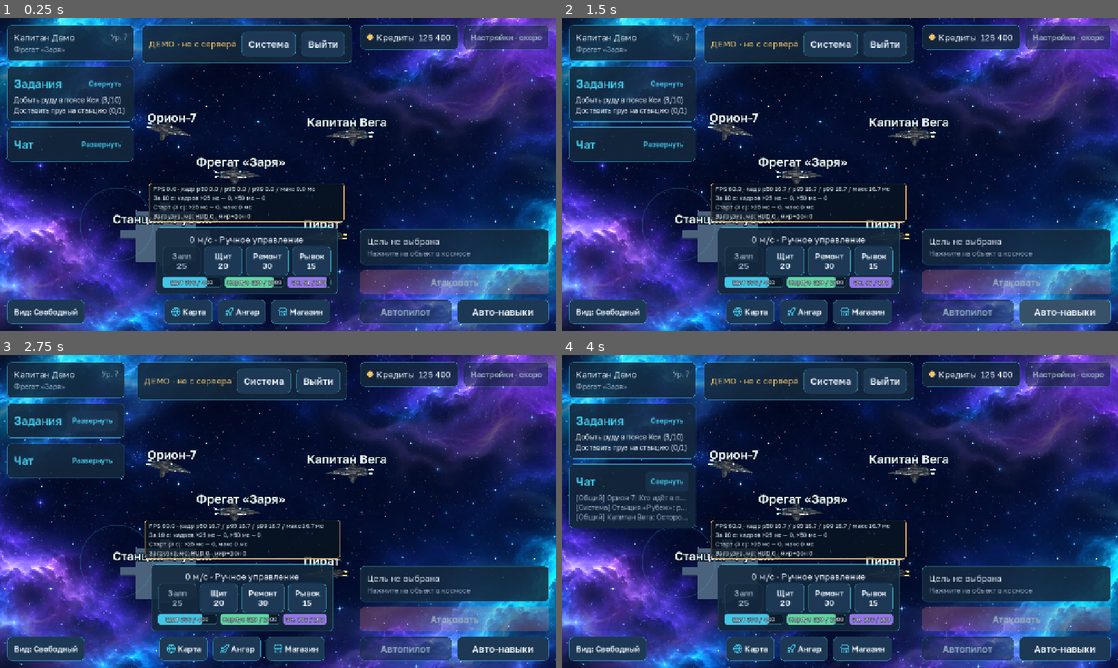
Above: before the commit, frames 1-4 (two rows, left to right).
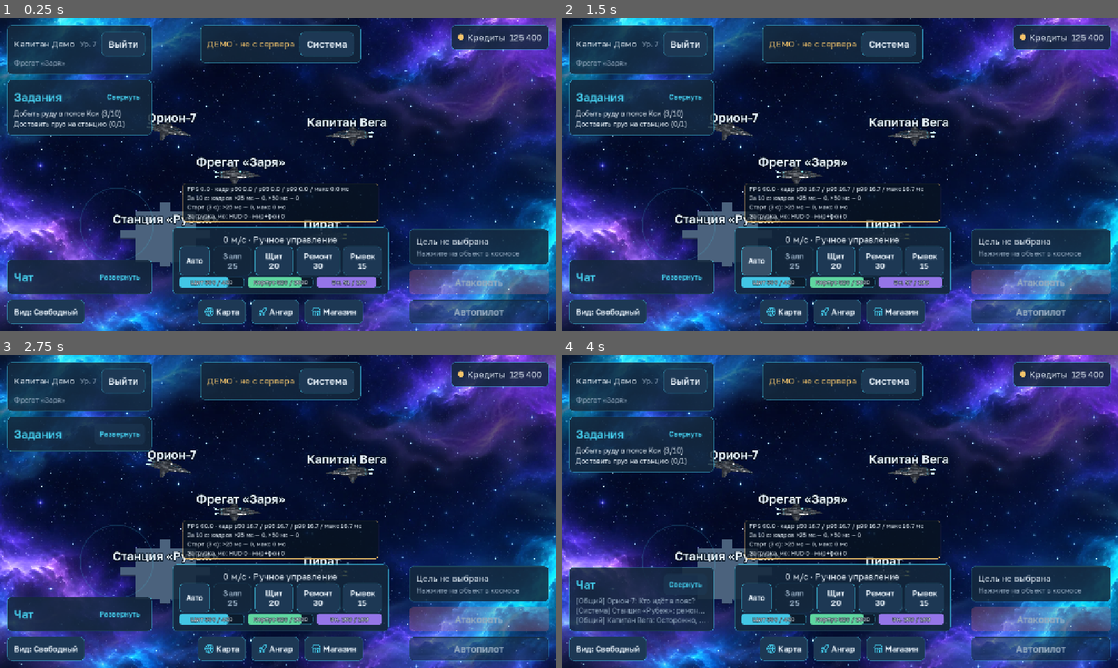
Above: after the commit, the same moments.

Repository: maillunex-lang/CosmocRPG
Game: Godot game, scene res://scenes/space.tscn
The game is run twice, just before and just after one commit, with the same random seed, the same clock (stepped at 60 frames per second) and the same inputs. This scene is started directly instead of the project's main scene.
Inputs:
- Up to frame 1 (0.25 s): no input
- Up to frame 2 (1.5 s): click "Авто-навыки" (after the commit: "Авто") at 0.5 s; click "Авто-навыки · вкл" (after the commit: "Авто · вкл") at 1.25 s
- Up to frame 3 (2.75 s): click "Свернуть" at 2 s
- Up to frame 4 (4 s): click "Развернуть" at 2.75 s; click "Развернуть" at 3.5 s

The runs differ from the first frame. In frame 1, 20% of the frame differs, in the area x 1-99%, y 2-98%; in frame 2, 21%; in frame 3, 20%; in frame 4, 23%.

Commit message:
R-33: перестановка боевого экрана по принципам MMO (Kimi Code)
- «Выйти» в карточку игрока; топ-центр свободен (тревоги и демо; плашка скрыта в серверном режиме)
- правый кластер: цель → атака/добыча/продажа → автопилот; «Авто-навыки» у слотов способностей
- настройки скрыты до реализации; чат внизу слева; трекер заданий 220 px
- стекинг подписей кораблей: подписи в кадровом цикле, наложение снимается сдвигом вниз
- hud_test/layout_test/labels_test адаптированы; полный прогон tools/test_client.sh зелёный

Co-Authored-By: Kimi Code <noreply@moonshot.cn>

Diff:
--- a/client/scenes/hud.tscn
+++ b/client/scenes/hud.tscn
@@ -74,6 +74,13 @@
 theme_type_variation = &"MutedLabel"
 text = "Ур. 1"
 
+[node name="ExitButton" type="Button" parent="SafeArea/Columns/LeftStack/ProfileCard/Box/NameRow"]
+unique_name_in_owner = true
+layout_mode = 2
+tooltip_text = "Выйти из игры"
+text = "Выйти"
+script = ExtResource("5")
+
 [node name="ShipName" type="Label" parent="SafeArea/Columns/LeftStack/ProfileCard/Box"]
 unique_name_in_owner = true
 layout_mode = 2
@@ -95,6 +102,11 @@
 layout_mode = 2
 theme_override_constants/separation = 4
 
+[node name="LeftSpacer" type="Control" parent="SafeArea/Columns/LeftStack"]
+layout_mode = 2
+size_flags_vertical = 3
+mouse_filter = 2
+
 [node name="ChatCard" type="PanelContainer" parent="SafeArea/Columns/LeftStack"]
 unique_name_in_owner = true
 layout_mode = 2
@@ -109,11 +121,6 @@
 unique_name_in_owner = true
 layout_mode = 2
 theme_override_constants/separation = 2
-
-[node name="LeftSpacer" type="Control" parent="SafeArea/Columns/LeftStack"]
-layout_mode = 2
-size_flags_vertical = 3
-mouse_filter = 2
 
 [node name="ControlRow" type="HBoxContainer" parent="SafeArea/Columns/LeftStack"]
 layout_mode = 2
@@ -155,12 +162,6 @@
 text = "Система"
 script = ExtResource("5")
 
-[node name="ExitButton" type="Button" parent="SafeArea/Columns/CenterStack/DemoBar/Row"]
-unique_name_in_owner = true
-layout_mode = 2
-text = "Выйти"
-script = ExtResource("5")
-
 [node name="AlertBar" type="VBoxContainer" parent="SafeArea/Columns/CenterStack"]
 unique_name_in_owner = true
 layout_mode = 2
@@ -199,6 +200,15 @@
 layout_mode = 2
 theme_override_constants/separation = 8
 alignment = 1
+
+[node name="AutoSkillsButton" type="Button" parent="SafeArea/Columns/CenterStack/CombatBlock/Box/SkillsGrid"]
+unique_name_in_owner = true
+custom_minimum_size = Vector2(64, 56)
+layout_mode = 2
+tooltip_text = "Автоматически применять способности в бою"
+toggle_mode = true
+text = "Авто"
+script = ExtResource("5")
 
 [node name="BarsRow" type="HBoxContainer" parent="SafeArea/Columns/CenterStack/CombatBlock/Box"]
 unique_name_in_owner = true
@@ -325,23 +335,11 @@
 script = ExtResource("5")
 variant = 2
 
-[node name="ToggleRow" type="HBoxContainer" parent="SafeArea/Columns/RightStack"]
-layout_mode = 2
-
-[node name="AutopilotButton" type="Button" parent="SafeArea/Columns/RightStack/ToggleRow"]
-unique_name_in_owner = true
-layout_mode = 2
-size_flags_horizontal = 3
+[node name="AutopilotButton" type="Button" parent="SafeArea/Columns/RightStack"]
+unique_name_in_owner = true
+layout_mode = 2
 toggle_mode = true
 text = "Автопилот"
-script = ExtResource("5")
-
-[node name="AutoSkillsButton" type="Button" parent="SafeArea/Columns/RightStack/ToggleRow"]
-unique_name_in_owner = true
-layout_mode = 2
-size_flags_horizontal = 3
-toggle_mode = true
-text = "Авто-навыки"
 script = ExtResource("5")
 
 [node name="Confirm" type="Control" parent="."]
--- a/client/scripts/space/ship_view.gd
+++ b/client/scripts/space/ship_view.gd
@@ -27,6 +27,8 @@
 var _ring: MeshInstance3D
 var _label: Label3D
 var _label_alpha := 1.0
+var _label_base_y := 1.8    # исходная высота подписи над объектом (задаётся в setup)
+var _label_lift := 0.0      # временное вертикальное смещение от стекинга (мир. ед.)
 var me := false
 var visual: Node3D        # визуальный адаптер корабля (ShipVisual); у станции нет
 var ship_type := ""
@@ -115,6 +117,7 @@
 	_label.position = Vector3(0, 1.8, 0) if kind_ != "station" else Vector3(0, 2.5, 0)
 	if kind_ in OBJECT_KINDS:
 		_label.position = Vector3(0, 2.6, 0)
+	_label_base_y = _label.position.y
 	add_child(_label)
 
 
@@ -257,7 +260,29 @@
 	_label.visible = _label_alpha > 0.02
 	_label.modulate.a = _label_alpha
 	_label.outline_modulate.a = _label_alpha
+	# стекинг: смещение к целевой высоте возвращается плавно, без дёрганья
+	_label.position.y = lerpf(_label.position.y, _label_base_y + _label_lift, clampf(delta * 8.0, 0.0, 1.0))
 	return _label_alpha
+
+
+## Подпись сейчас на экране (с учётом прозрачности). Для стекинга.
+func label_on_screen() -> bool:
+	return _label.visible and _label_alpha > 0.5
+
+
+## Экранная позиция якоря подписи (в пикселях вьюпорта камеры). Для стекинга подписей.
+func label_screen_pos(cam: Camera3D) -> Vector2:
+	return cam.unproject_position(_label.global_position)
+
+
+## Половина ширины текста подписи на экране, px (оценка по длине текста).
+func label_half_width_px() -> float:
+	return _label.text.length() * 10.0
+
+
+## Вертикальное смещение подписи от стекинга (мировые единицы; 0 = исходная высота).
+func set_label_lift(lift: float) -> void:
+	_label_lift = lift
 
 
 func set_world_position(p: Vector2) -> void:
--- a/client/scripts/space/space_screen.gd
+++ b/client/scripts/space/space_screen.gd
@@ -132,10 +132,46 @@
 		_rig.update(delta, Vector3(p.x, 0.0, p.y), me.heading, _ship_speed)
 		if _decor != null:
 			_decor.update(p, delta)
+	_update_ship_labels(delta, me)
 	# фон: сдвиг только от перемещения корабля в экранных осях; вращение, наклон и масштаб камеры фон не трогают
 	var prof: Resource = _bg.profile
 	if prof != null:
 		_bg.set_camera(_rig.parallax_px() / prof.px_per_unit)
+
+
+## Подписи кораблей: прозрачность по зуму и близости к игроку; стекинг — наложившиеся
+## подписи сдвигаются вниз (как имена в MMO: толпа кораблей не слипается в одну строку).
+func _update_ship_labels(delta: float, me: Node3D) -> void:
+	var cam: Camera3D = _rig.camera
+	if cam == null:
+		return
+	var vp_h := cam.get_viewport().get_visible_rect().size.y
+	if vp_h <= 0.0:
+		return
+	var zoom: float = _rig.zoom_size()
+	var me_pos: Vector2 = me.world_pos if me != null else Vector2.ZERO
+	var items := []   # [{v, pos}]
+	for id in _ships:
+		var v: Node3D = _ships[id]
+		v.update_label(delta, zoom, v.world_pos.distance_to(me_pos))
+		if v.label_on_screen():
+			items.append({"v": v, "pos": v.label_screen_pos(cam)})
+		else:
+			v.set_label_lift(0.0)
+	items.sort_custom(func(x, y): return x["pos"].y < y["pos"].y)
+	var placed := []   # Vector2: x центра подписи и нижняя граница занятой экранной полосы, px
+	for it in items:
+		var v: Node3D = it["v"]
+		var p: Vector2 = it["pos"]
+		var top := p.y
+		for q in placed:
+			if absf(p.x - q.x) < v.label_half_width_px() + 40.0 and top < q.y:
+				top = q.y
+		v.set_label_lift((top - p.y) * zoom / vp_h)
+		placed.append(Vector2(p.x, top + LABEL_STACK_GAP_PX))
+
+
+const LABEL_STACK_GAP_PX := 34.0   # минимальный вертикальный шаг подписей на экране, px
 
 
 func ship_view(id: String) -> Node3D:
--- a/client/scripts/ui/hud.gd
+++ b/client/scripts/ui/hud.gd
@@ -2,10 +2,11 @@
 ## HUD космоса (решение UI-02). Только отображение и ввод: все числа приходят из шлюза данных,
 ## команды уходят в шлюз. Никаких расчётов боя, энергии и наград на клиенте.
 ##
-## Схема (Landscape): сверху слева профиль и состояние корабля, под ним задания и чат;
-## сверху по центру тревоги и плашка «Демо»; сверху справа валюты и настройки; справа внизу цель,
-## атака, способности, автопилот; снизу слева джойстик; снизу по центру «Карта», «Флот», «Меню».
-## В бою задания и чат сворачиваются, тревоги остаются.
+## Схема (Landscape, R-33): сверху слева карточка игрока (ник, корабль, «Выйти») и тонкий трекер
+## заданий; сверху по центру только тревоги и плашка «Демо» (в игре с сервером пусто);
+## сверху справа валюты; справа внизу кластер «большого пальца»: цель, атака, добыча, автопилот;
+## снизу по центру слоты способностей с полосами состояния и тоггл «Авто»; снизу слева чат
+## над зоной джойстика и кнопка вида камеры. В бою задания и чат сворачиваются, тревоги остаются.
 
 const Tokens := preload("res://ui/theme/tokens.gd")
 const UiSettings := preload("res://ui/ui_settings.gd")
@@ -80,7 +81,8 @@
 	# компактность: шрифт кнопок нижней панели чуть меньше
 	for b in _bottom_nav.get_children():
 		b.add_theme_font_size_override("font_size", Tokens.FONT_BODY - 2)
-	%SettingsButton.add_theme_font_size_override("font_size", Tokens.FONT_BODY - 2)
+	# «Настройки» ещё не реализованы: скрыты, чтобы не занимали топ-бар (узел остаётся для тестов)
+	%SettingsButton.visible = false
 	# чат по умолчанию свёрнут: космос занимает основную площадь
 	_pref_collapsed["chat"] = true
 	_chat_card.set_collapsed(true, false)
@@ -90,6 +92,10 @@
 	_shield.fill_color = Tokens.ACCENT
 	_energy.fill_color = Tokens.ACCENT_2
 	_target_hull.fill_color = Tokens.DANGER
+
+	# тоггл «Авто» стоит в ряду слотов: компактная подпись
+	_auto_skills.add_theme_font_size_override("font_size", Tokens.FONT_BODY - 4)
+	_auto_skills.tooltip_text = "Автоматически применять способности в бою"
 
 	for b in [_attack, _autopilot, _auto_skills]:
 		b.disabled = true
@@ -138,8 +144,8 @@
 	gw.alert_cleared.connect(func(id: String) -> void: _alerts.clear_alert(id))
 	gw.notification.connect(func(text: String) -> void: _alerts.toast(text))
 	gw.command_failed.connect(_on_command_failed)
-	# плашка с кнопками «Выйти» нужна всегда; пометка «Демо» и смена системы только в демо
-	_demo_bar.visible = true
+	# плашка «Демо» нужна только в демо; в игре с сервером топ-центр остаётся свободным (тревоги)
+	_demo_bar.visible = gw.is_demo()
 	%DemoLabel.visible = gw.is_demo()
 	_system_button.visible = gw.is_demo()
 	apply_state(gw.snapshot())
@@ -401,7 +407,7 @@
 	_autopilot.disabled = not has_target and not state.get("autopilot", false)
 	_set_toggle(_autopilot, "Автопилот", bool(state.get("autopilot", false)))
 	_auto_skills.disabled = not combat_ok
-	_set_toggle(_auto_skills, "Авто-навыки" if combat_ok else "Авто-навыки · скоро", bool(state.get("auto_skills", false)))
+	_set_toggle(_auto_skills, "Авто" if combat_ok else "Авто · скоро", bool(state.get("auto_skills", false)))
 
 
 func _set_toggle(b: ActionButton, label: String, on: bool) -> void:
@@ -445,7 +451,7 @@
 			l.theme_type_variation = &"MutedLabel"
 			l.add_theme_color_override("font_color", Tokens.TEXT)
 			l.text_overrun_behavior = TextServer.OVERRUN_TRIM_ELLIPSIS
-			l.custom_minimum_size.x = 260
+			l.custom_minimum_size.x = 220
 			l.tooltip_text = l.text
 			_quests_list.add_child(l)
 	var chat: Array = state.get("chat", [])
@@ -466,7 +472,7 @@
 	l.text = text
 	l.theme_type_variation = &"MutedLabel"
 	l.text_overrun_behavior = TextServer.OVERRUN_TRIM_ELLIPSIS
-	l.custom_minimum_size.x = 260
+	l.custom_minimum_size.x = 220
 	l.tooltip_text = text
 	parent.add_child(l)
 
--- a/client/tests/hud_test.gd
+++ b/client/tests/hud_test.gd
@@ -93,7 +93,7 @@
 	(_n(c, "%HullBar") as ProgressBar).set_values(200.0, 1000.0)
 	_check((_n(c, "%HullBar") as ProgressBar).is_low(), "критический корпус (20%) переходит в предупреждающий цвет")
 	(_n(c, "%HullBar") as ProgressBar).set_values(820.0, 1000.0)
-	var skills: Array = (_n(c, "%SkillsGrid") as Container).get_children()
+	var skills: Array = (_n(c, "%SkillsGrid") as Container).get_children().filter(func(ch): return ch.name != "AutoSkillsButton")
 	_check(skills.size() == 4, "четыре способности")
 	_check(skills[0].disabled and not skills[1].disabled and not skills[2].disabled and not skills[3].disabled, "залп без цели недоступен, остальные доступны")
 	_check((_n(c, "%AutopilotButton") as Button).disabled, "автопилот без цели недоступен")
@@ -158,7 +158,7 @@
 	hud = c["hud"]
 	gw = c["gw"]
 	attack = _n(c, "%AttackButton") as ActionButton
-	skills = (_n(c, "%SkillsGrid") as Container).get_children()
+	skills = (_n(c, "%SkillsGrid") as Container).get_children().filter(func(ch): return ch.name != "AutoSkillsButton")
 	await _select(c, "pi1")
 	await _tick(c, 0.1)
 	gw._objects["pi1"]["next_shot"] = 999.0  # пират пока не отвечает: проверяем только кнопку
@@ -216,7 +216,7 @@
 	c = await _make()
 	hud = c["hud"]
 	gw = c["gw"]
-	skills = (_n(c, "%SkillsGrid") as Container).get_children()
+	skills = (_n(c, "%SkillsGrid") as Container).get_children().filter(func(ch): return ch.name != "AutoSkillsButton")
 	skills[1].pressed.emit()
 	await _tick(c, 0.1)
 	_check(skills[1].disabled and skills[1].text.contains("с"), "после применения «Щит» на перезарядке: %s" % skills[1].text)
@@ -241,7 +241,7 @@
 	var au := _n(c, "%AutoSkillsButton") as ActionButton
 	au.button_pressed = true
 	await _tick(c, 0.1)
-	_check(gw.snapshot()["auto_skills"] and au.text == "Авто-навыки · вкл", "автонавыки включены")
+	_check(gw.snapshot()["auto_skills"] and au.text == "Авто · вкл", "автонавыки включены")
 	_free(c)
 
 	# ============ бой: панели сворачиваются, тревоги остаются ============
@@ -452,7 +452,7 @@
 
 	# блоки не пересекаются между собой
 	var blocks := []
-	for nm in ["ProfileCard", "QuestsCard", "ChatCard", "DemoBar", "AlertBar", "DebugSlot", "BottomNav", "TopRight", "TargetCard", "AttackButton", "CombatBlock", "ToggleRow"]:
+	for nm in ["ProfileCard", "QuestsCard", "ChatCard", "DemoBar", "AlertBar", "DebugSlot", "BottomNav", "TopRight", "TargetCard", "AttackButton", "AutopilotButton", "CombatBlock"]:
 		var node := hud.find_child(nm, true, false) as Control
 		if node != null and node.visible and node.size.x > 0.0 and node.size.y > 0.0:
 			blocks.append(node)
Not shown, changed: docs/HANDOFF.md
Not shown, changed: docs/ROADMAP.md
